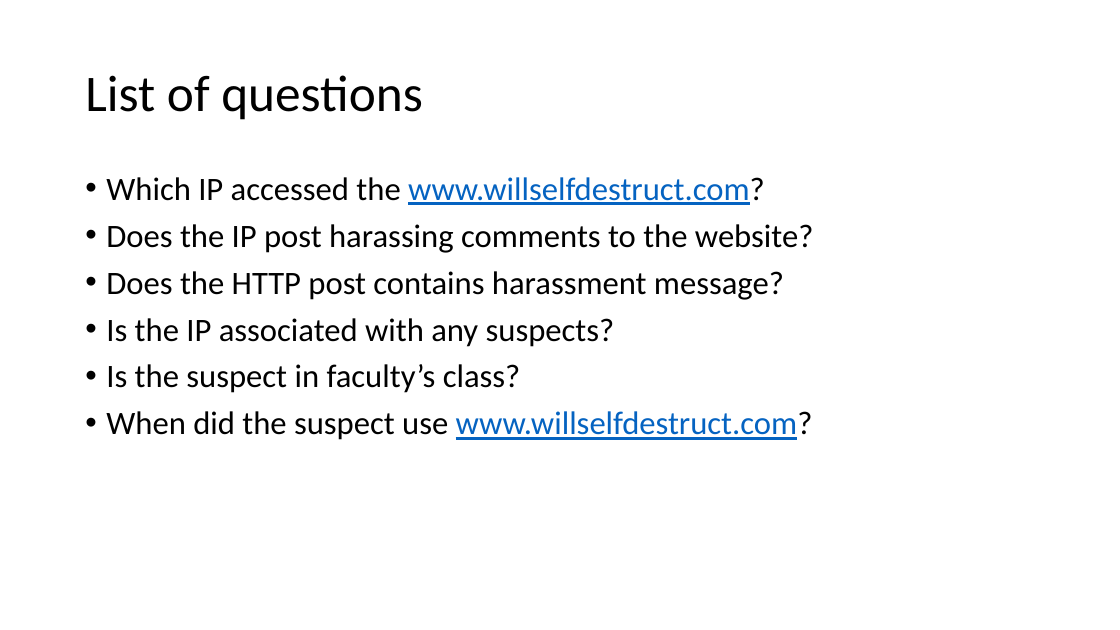
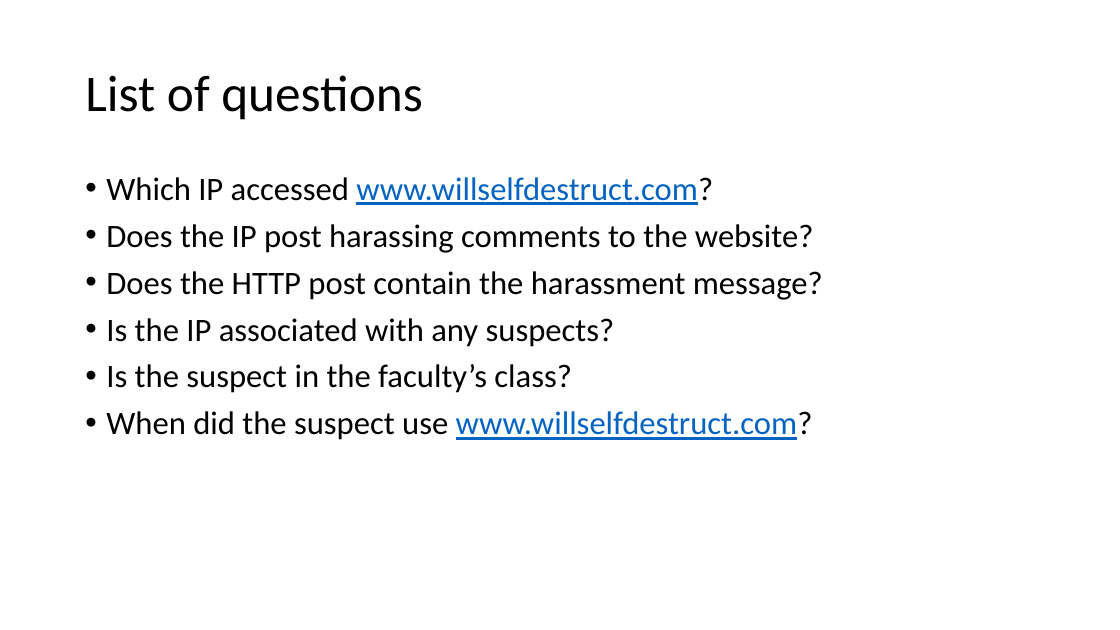
Before and after one commit to frankwxu/digital-forensics-lab, a slide deck: slide 17 of Email_Harassment/0_Investigate_Harassment_Email_Wireshark.pptx (slide 11 before the commit). Drawn at 1120x630 pixels with LibreOffice and Linux fonts; fonts in the diff are those of the drawing; background and template pictures are left out. Boxes give left, top, right and bottom in pixels: in the first picture for what was removed or moved away, otherwise in the second. Text is boxed around its words. In the diff, an @@ line names an element or a change of style, - is before the commit and + after.

Commit message:
Improved Email Harassment with tshark investigation

```diff
--- a/Email_Harassment/0_Investigate_Harassment_Email_Wireshark.pptx
+++ b/Email_Harassment/0_Investigate_Harassment_Email_Wireshark.pptx
@@ text at (x1=106, y1=177, x2=713, y2=205): text changed @@
-• Which IP accessed the www.willselfdestruct.com?
+• Which IP accessed www.willselfdestruct.com?
@@ text at (x1=106, y1=271, x2=823, y2=300): text changed @@
-• Does the HTTP post contains harassment message?
+• Does the HTTP post contain the harassment message?
@@ text at (x1=106, y1=364, x2=572, y2=393): text changed @@
-• Is the suspect in faculty’s class?
+• Is the suspect in the faculty’s class?
```
Also in this commit, not shown: 9 other slides changed, 10 slides added, 2 slides removed, 4 other files.
